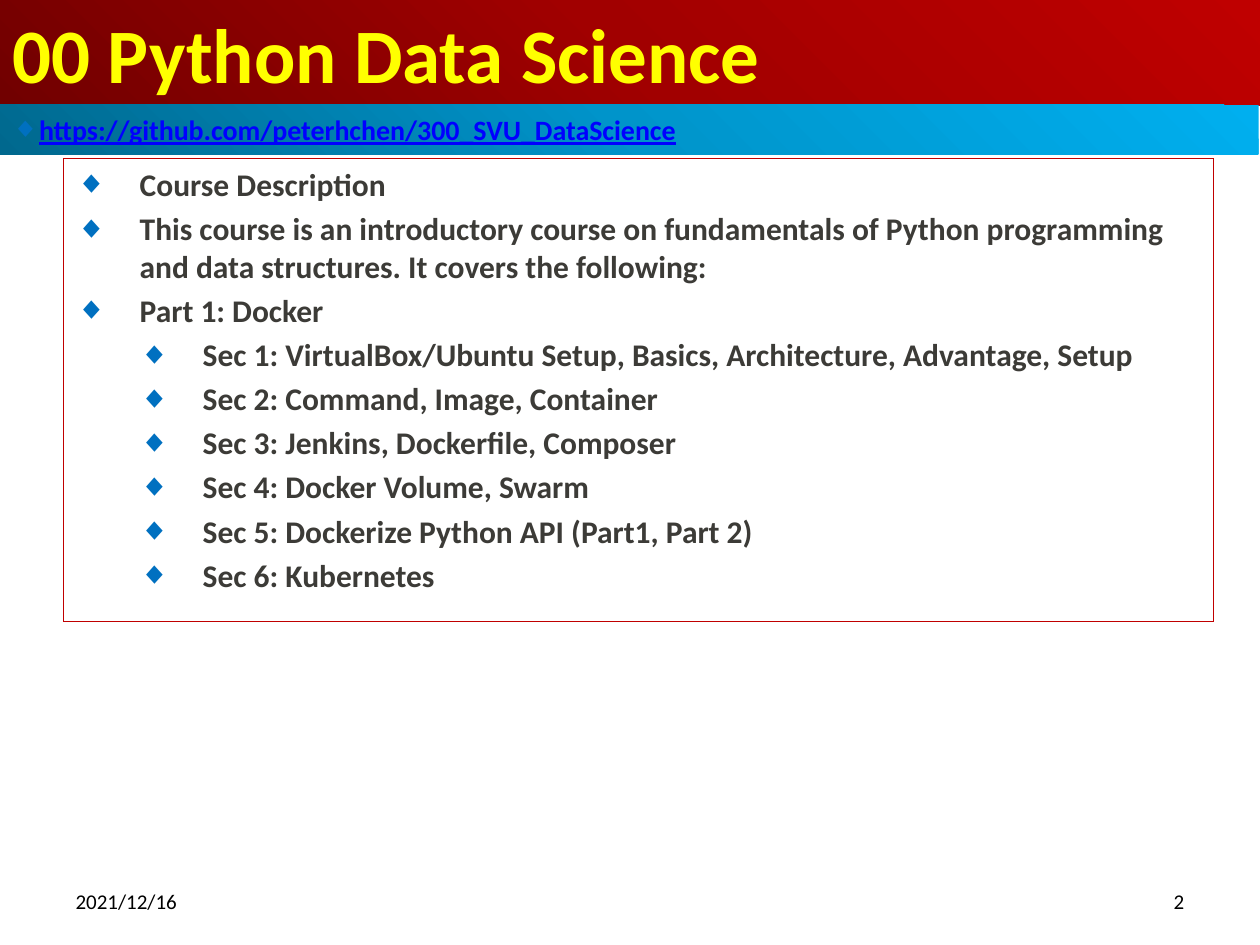
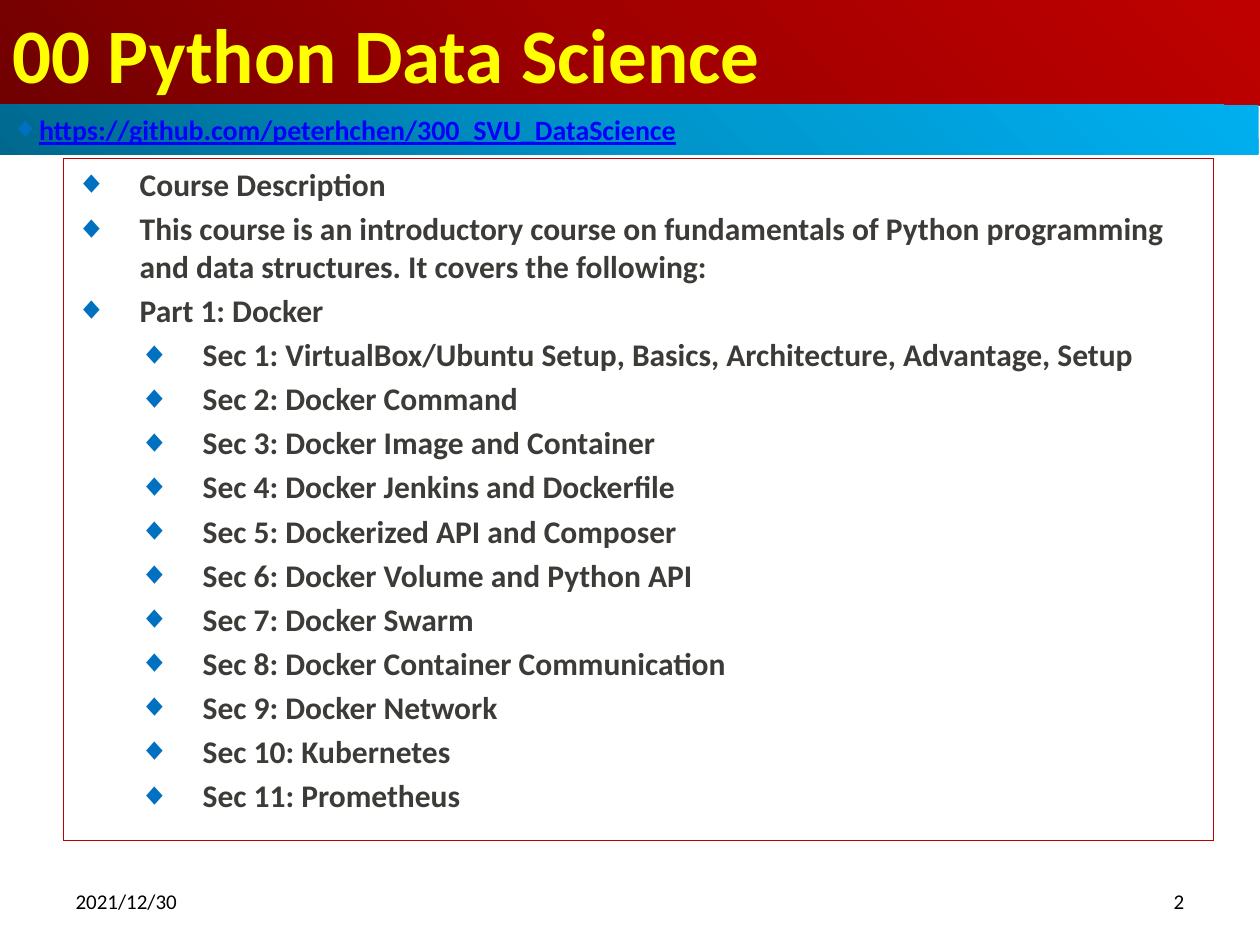
Before and after one commit to peterhchen/650_DockerPythonGUI, a slide deck: slide 2 of 00_DockerPythonGui_Syllabus.pptx. Drawn at 1260x945 pixels with LibreOffice and Linux fonts; fonts in the diff are those of the drawing. Boxes give left, top, right and bottom in pixels: in the first picture for what was removed or moved away, otherwise in the second. Text is boxed around its words. In the diff, an @@ line names an element or a change of style, - is before the commit and + after.

```diff
--- a/00_DockerPythonGui_Syllabus.pptx
+++ b/00_DockerPythonGui_Syllabus.pptx
@@ subtitle "Course Description": place and size @@
-subtitle "Course Description" at box(63, 159, 1213, 621)
+subtitle "Course Description" at box(63, 159, 1213, 840)
@@ subtitle at box(203, 388, 726, 808): text changed @@
-  ◆ Sec 2: Command, Image, Container
-  ◆ Sec 3: Jenkins, Dockerfile, Composer
-  ◆ Sec 4: Docker Volume, Swarm
-  ◆ Sec 5: Dockerize Python API (Part1, Part 2)
-  ◆ Sec 6: Kubernetes
+  ◆ Sec 2: Docker Command
+  ◆ Sec 3: Docker Image and Container
+  ◆ Sec 4: Docker Jenkins and Dockerfile
+  ◆ Sec 5: Dockerized API and Composer
+  ◆ Sec 6: Docker Volume and Python API
+  ◆ Sec 7: Docker Swarm
+  ◆ Sec 8: Docker Container Communication
+  ◆ Sec 9: Docker Network
+  ◆ Sec 10: Kubernetes
+  ◆ Sec 11: Prometheus
@@ text at box(76, 894, 177, 910): text changed @@
-2021/12/16
+2021/12/30
```
Also in this commit, not shown: 3 other slides changed.
